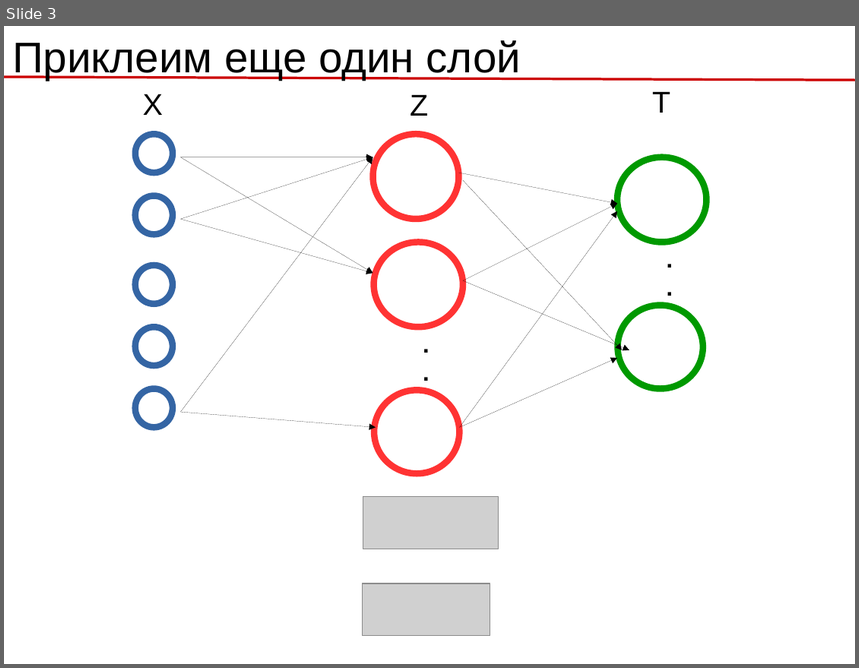
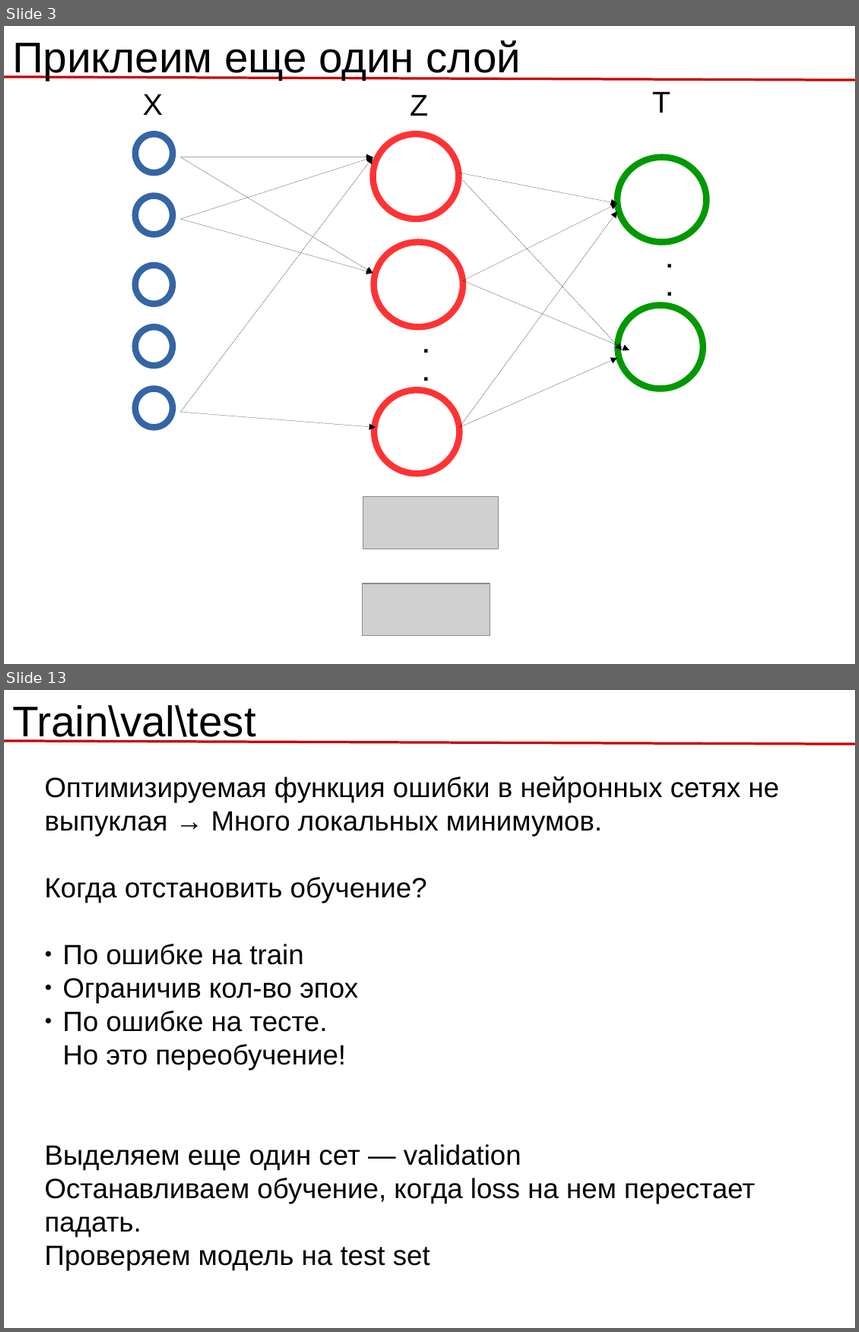
Before and after one commit to rykachevskiy/239, a slide deck: 6.Intro_to_NN/NN.odp. Shown one above the other, each under a label of ours: slide 3 before the commit, slides 3 and 13 after it; the slides between them are not shown. The pictures are 859x668 and 859x1332 pixels, drawn with LibreOffice and Linux fonts; fonts in the diff are those of the drawing; grey boxes stand for pictures. Boxes give left, top, right and bottom in pixels: in the first picture for what was removed or moved away, otherwise in the second. Text is boxed around its words. In the diff, an @@ line names an element or a change of style, - is before the commit and + after.

```diff
--- a/6.Intro_to_NN/NN.odp
+++ b/6.Intro_to_NN/NN.odp
@@ slide 13 added at [4, 690, 855, 1328], background #FFFFFF @@
@@ text added at [12, 705, 256, 743], 40 pt, text #000000 @@
+Train\val\test
@@ line added from (4, 741) to (855, 744), #CC0000 2.3 pt @@
@@ text added at [44, 776, 780, 1271], 26 pt, text #000000 @@
+Оптимизируемая функция ошибки в нейронных сетях не выпуклая → Много локальных минимумов.
+Когда отстановить обучение?
+● По ошибке на train
+● Ограничив кол-во эпох
+● По ошибке на тесте.
+  Но это переобучение!
+Выделяем еще один сет — validation
+Останавливаем обучение, когда loss на нем перестает падать.
+Проверяем модель на test set
```
Also in this commit, not shown: 1 slide changed, 11 other slides added, 1 slide removed, 9 other files.
